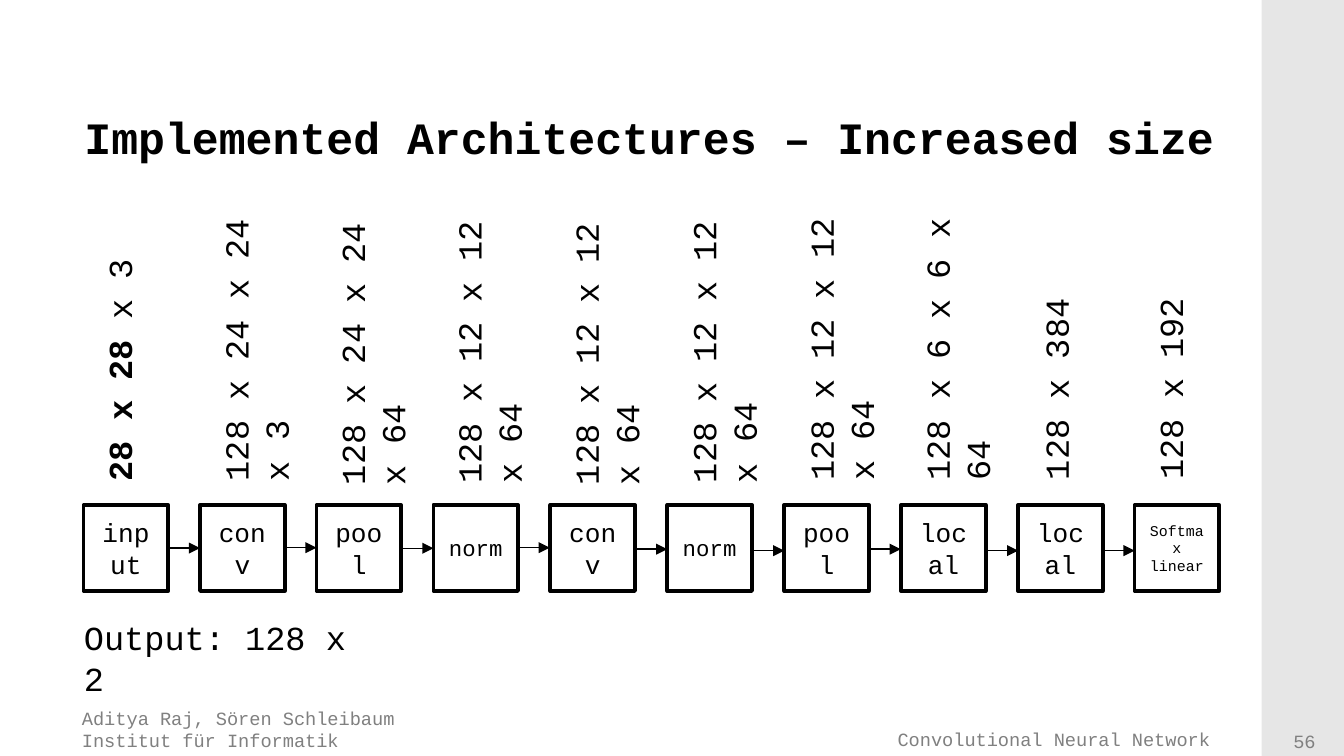
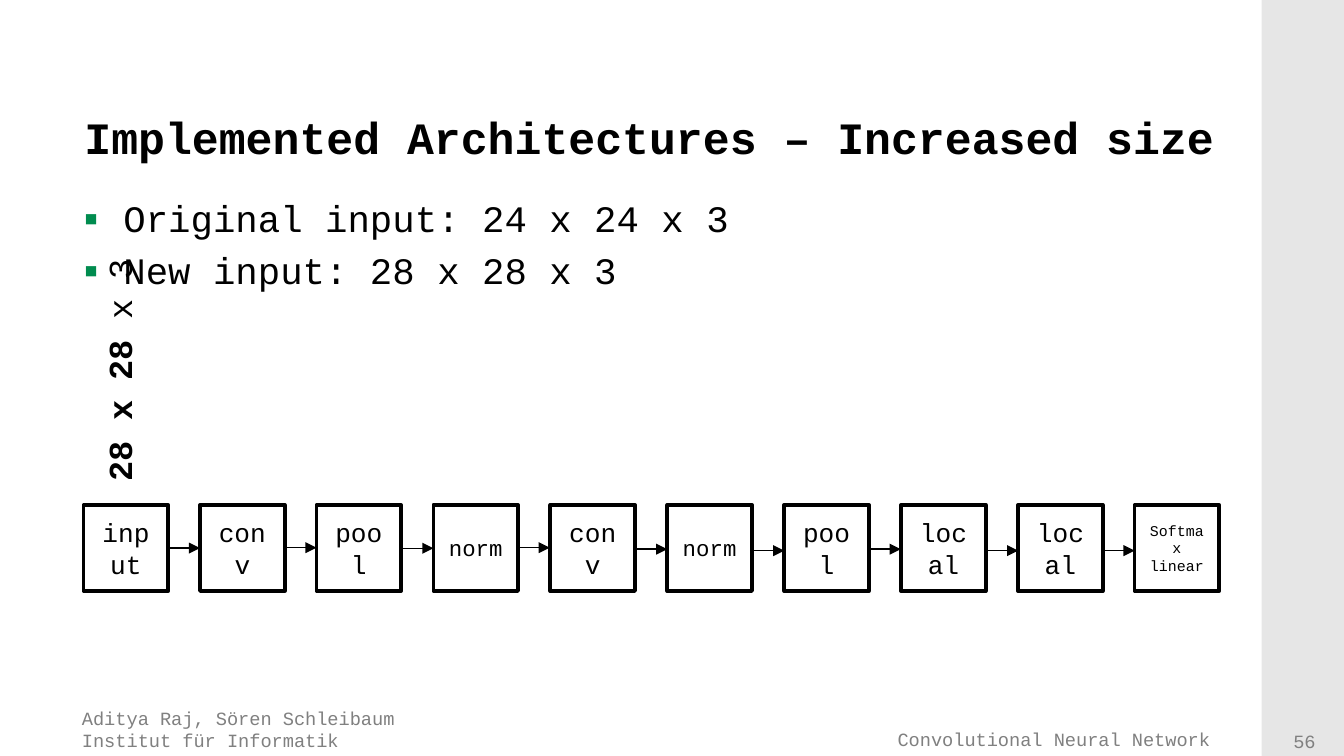
Before and after one commit to adityaraj52/ConvNet, a slide deck: slide 56 of Presentation/Final presentation/Presentation.pptx. Drawn at 1344x756 pixels with LibreOffice and Linux fonts; fonts in the diff are those of the drawing; background and template pictures are left out. Boxes give left, top, right and bottom in pixels: in the first picture for what was removed or moved away, otherwise in the second. Text is boxed around its words. In the diff, an @@ line names an element or a change of style, - is before the commit and + after.

```diff
--- a/Presentation/Final presentation/Presentation.pptx
+++ b/Presentation/Final presentation/Presentation.pptx
@@ text added at (123,206,728,292), 20 pt, text #000000 @@
+▪ Original input: 24 x 24 x 3
+▪ New input: 28 x 28 x 3
@@ text removed at (221,223,299,479) @@
-128 x 24 x 24 x 3
@@ text removed at (337,227,415,483) @@
-128 x 24 x 24 x 64
@@ text removed at (454,225,532,481) @@
-128 x 12 x 12 x 64
@@ text removed at (571,227,649,483) @@
-128 x 12 x 12 x 64
@@ text removed at (688,225,767,481) @@
-128 x 12 x 12 x 64
@@ text removed at (806,223,884,478) @@
-128 x 12 x 12 x 64
@@ text removed at (922,221,1000,478) @@
-128 x 6 x 6 x 64
@@ text removed at (1041,305,1079,478) @@
-128 x 384
@@ text removed at (1155,304,1193,477) @@
-128 x 192
@@ text removed at (84,627,346,691) @@
-Output: 128 x 2
```
Also in this commit, not shown: 42 other slides changed, 5 slides added, 1 other file.
